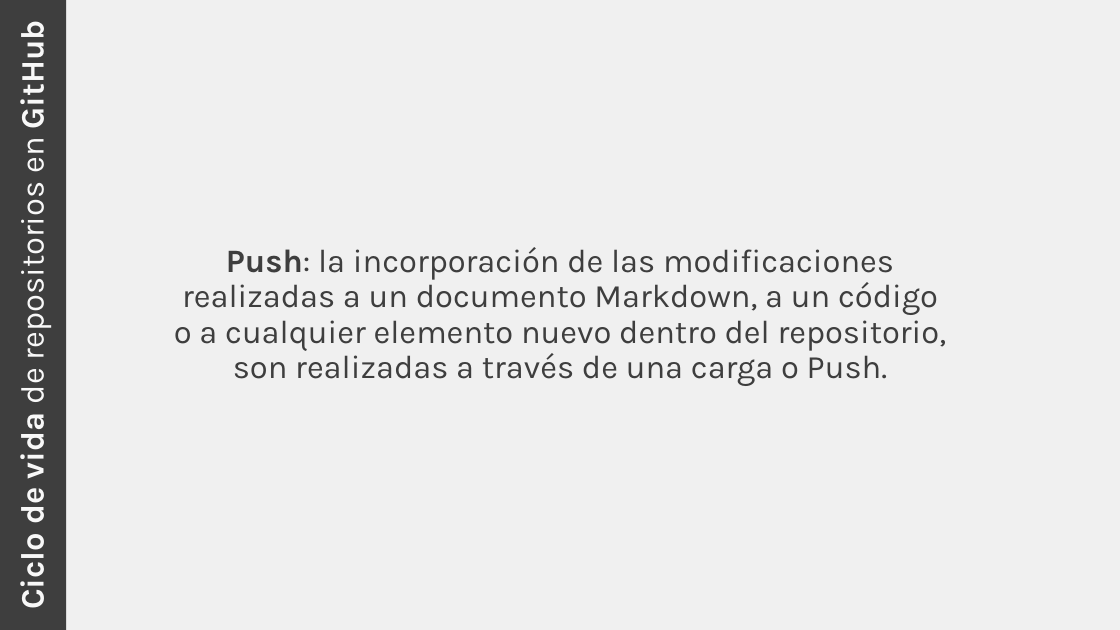
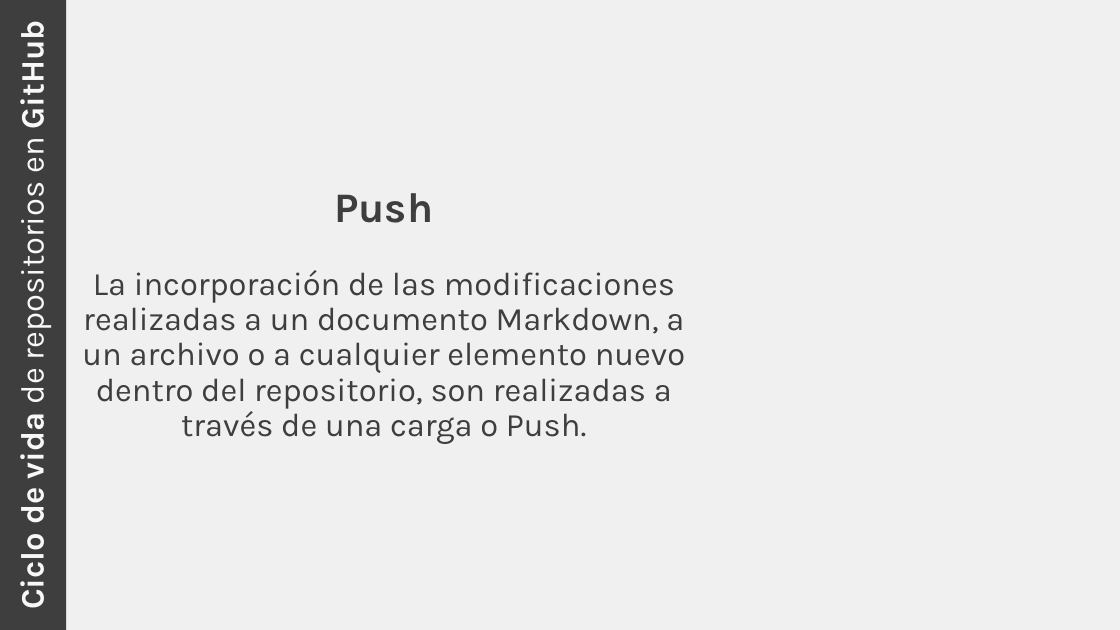
Before and after one commit to rcfdtools/R.TeachingResearchGuide, a slide deck: slide 21 of Section01/Section01.pptx (slide 20 before the commit). Drawn at 1120x630 pixels with LibreOffice and Linux fonts; fonts in the diff are those of the drawing. Boxes give left, top, right and bottom in pixels: in the first picture for what was removed or moved away, otherwise in the second. Text is boxed around its words. In the diff, an @@ line names an element or a change of style, - is before the commit and + after.

```diff
--- a/Section01/Section01.pptx
+++ b/Section01/Section01.pptx
@@ text at [82, 193, 685, 444]: text changed @@
-Push: la incorporación de las modificaciones realizadas a un documento Markdown, a un código o a cualquier elemento nuevo dentro del repositorio, son realizadas a través de una carga o Push.
+Push
+La incorporación de las modificaciones realizadas a un documento Markdown, a un archivo o a cualquier elemento nuevo dentro del repositorio, son realizadas a través de una carga o Push.
```
Also in this commit, not shown: 22 other slides changed, 1 slide added, 1 slide removed, 6 other files.
